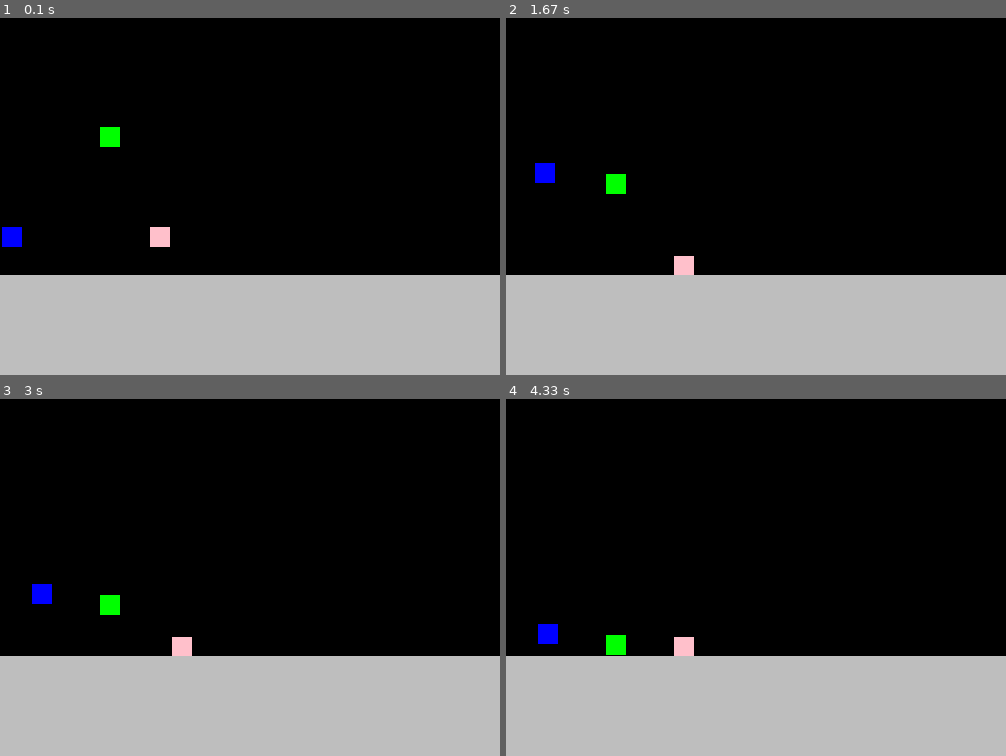
Above: before the commit, frames 1-4 (two rows, left to right).
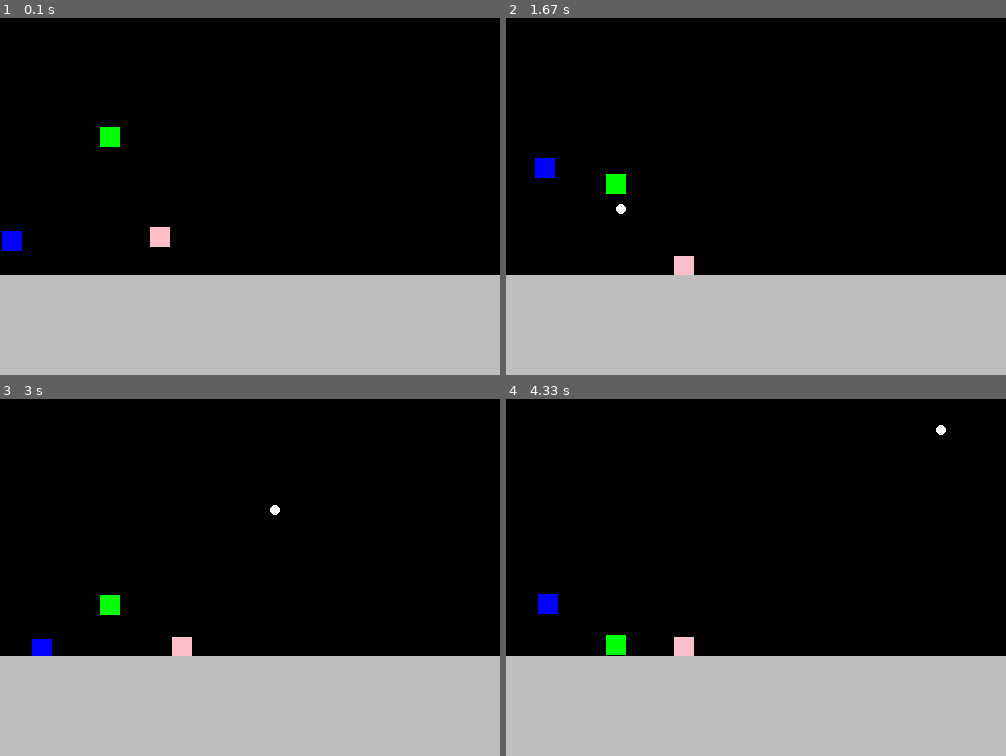
Above: after the commit, the same moments.

Repository: kmspofizre/pygame_project
Game: pygame game, started from pygame_pr_characters.py
Same seed, same stepped clock (60 frames per second), same inputs: the game is played once before the commit and once after it.
Inputs (mouse positions are in pixels of both pictures, inside the frame that each line leads up to):
- Up to frame 1 (0.1 s): no input
- Up to frame 2 (1.67 s): tap A at 0.33 s; click (736, 146) at 0.72 s; tap Space at 1, 1.4 s; hold Right from 1.33 s (still down)
- Up to frame 3 (3 s): tap Space at 1.7, 1.9, 2.2, 2.4, 2.7, 2.97 s; release Right at 1.8 s; hold Right 1.83-2.3 s; hold Left 2.33-2.87 s; hold Left from 2.9 s (still down)
- Up to frame 4 (4.33 s): tap Space at 3.27, 3.4, 3.7, 4.07 s; release Left at 3.3 s; hold Right 3.33-3.97 s; hold A from 4 s (still down); hold Left from 4 s (still down)

The runs differ from the first frame. In frame 1, less than 0.1% of the frame differs, in the area x 0-5%, y 58-66%; in frame 2, 0.2%; in frame 3, 0.5%; in frame 4, 0.5%, in the area x 6-88%, y 7-69%.

Commit message:
Добавил атаки главному герою (ближняя и метательная), изменил прыжок

Diff:
--- a/pygame_pr_characters.py
+++ b/pygame_pr_characters.py
@@ -3,7 +3,6 @@
 import math
 
 import pygame
-
 
 pygame.init()
 pygame.display.set_caption('Создание персонажей')
@@ -12,6 +11,7 @@
 # выстрел каждые 3 секунды
 SHOOTING_EVENT = pygame.USEREVENT + 1
 pygame.time.set_timer(SHOOTING_EVENT, 3000)
+clock1 = pygame.time.Clock()
 FPS = 30
 
 
@@ -40,9 +40,13 @@
         self.hp = 50
         self.rect = pygame.Rect(2, 350, 20, 20)
         self.moving = False
+        self.rising = False
         self.jumping = False
         self.left = False
         self.right = False
+        self.att = True
+        self.last = 0
+        self.rising_timer = 0
 
     def update(self, *args):
         if pygame.sprite.spritecollideany(self, platforms):
@@ -51,14 +55,25 @@
         else:
             self.moving = False
         if not self.moving:
-            self.rect = self.rect.move(0, 1)
-            self.moving = False
+            print('a')
+            if not self.rising:
+                self.rect = self.rect.move(0, 3)
+                self.moving = False
+            else:
+                self.rect = self.rect.move(0, -5)
+                self.rising_timer -= 5
+                if self.rising_timer == 0:
+                    self.rising = False
         if self.left and self.right:
             pass
         elif self.left:
             self.rect = self.rect.move(-3, 0)
         elif self.right:
             self.rect = self.rect.move(3, 0)
+        if not self.att:  # проверка перезарядки атаки, если прошло больше 3 секунд с последней атаки
+            now = pygame.time.get_ticks()  # атака перезаряжается
+            if now - self.last >= 3000:
+                self.att = True
 
     def walking(self, direction):
         # определение направления движения
@@ -76,18 +91,31 @@
     def jump(self):
 
         # переменная jumping позволяет передвигаться в воздухе
-
+        self.rising = True
+        self.rising_timer += 100
         self.jumping = True
-        self.rect = self.rect.move(0, -100)
+        self.moving = False
+        self.rect = self.rect.move(0, -5)
 
     def get_damage(self):
 
         # получение урона от пуль и ходячих, если здоровье на нуле, то игра окончена
 
         self.hp -= 1
-        print(self.hp)
         if self.hp == 0:
             game_over()
+
+    def attack(self):
+        if self.att and self.jumping:
+            pass  # атака в прыжке (разработаю, когда будет анимация атаки в прыжке)
+        elif self.att:  # гг производит атаку и перезаряжает ее
+            for elem in enemies_sp:
+                elem.is_under_attack()  # проверка для каждого игрока находится ли он в поле действия атаки
+            self.att = False
+            self.last = pygame.time.get_ticks()
+
+    def shoot(self, target):
+        Shuriken(self.rect.x, self.rect.y, target[0], target[1], shurikens)
 
 
 class Platform(pygame.sprite.Sprite):
@@ -104,6 +132,23 @@
 class Enemy(pygame.sprite.Sprite):
     def __init__(self):
         super().__init__(enemies)
+        self.hp = 5
+
+    def is_under_attack(self):
+        if pygame.sprite.spritecollideany(self, main_character_gr):  # получение урона от гг (функция attack)
+            self.get_damage()
+
+    def is_getting_shot(self):
+        if pygame.sprite.spritecollideany(self, shurikens):
+            self.get_damage()
+
+    def get_damage(self):
+        self.hp -= 1
+        if self.hp == 0:
+            self.kill()
+            enemies_sp.remove(self)
+            if self in archers:
+                archers.remove(self)
 
 
 class Archer(Enemy):
@@ -127,43 +172,63 @@
 
     def shoot(self):
 
-        # выстрел, при инициализации класса передаеются координаты стрелка
-
-        Bullet(self.rect.x, self.rect.y)
+        # выстрел, при инициализации класса передаются координаты стрелка
+
+        Bullet(self.rect.x, self.rect.y, main_character.rect.x, main_character.rect.y, bullets)
 
 
 class Bullet(pygame.sprite.Sprite):
-    def __init__(self, x, y):
-        super().__init__(bullets)
+    def __init__(self, x, y, target_x, target_y, group):
+        super().__init__(group)
         self.image = pygame.Surface((10, 10), pygame.SRCALPHA, 32)
         pygame.draw.circle(self.image, pygame.Color("red"),
                            (5, 5), 5)
         self.rect = pygame.Rect(x, y, 2 * 5, 2 * 5)
-        # получение координат главного героя
-        self.target_x = main_character.rect.x
-        self.target_y = main_character.rect.y
+        # получение координат цели
+        self.target_x = target_x
+        self.target_y = target_y
         targets = [self.target_x, self.target_y]
-        # нахождение расстояния между стрелком и главным героем
+        # нахождение расстояния между стрелком и целью
         paths = [abs(self.target_x - x), abs(self.target_y - y)]
         coords = [x, y]
         hypot = math.hypot(paths[0], paths[1])
         for_direction = [1, 1]
         # определение направления полета снаряда
-        self.dx, self.dy = map(lambda i:  for_direction[i] * 1 if coords[i] - targets[i] < 0 else -1, range(2))
+        self.dx, self.dy = map(lambda i: for_direction[i] * 1 if coords[i] - targets[i] < 0 else -1, range(2))
         # сначала мы выясням, за сколько времени пуля пройдет гипотенузу
         # и потом присваиваем скорости по x и y значения: расстояние по x или y / время прохождения гипотенузы
         # 4 - скорость прохождения гипотенузы (выбрал сам)
+        if paths[1] <= 10:
+            self.vy = 0
+        else:
+            self.vy = math.ceil(paths[1] / (hypot / 4))
         self.vx = math.ceil(paths[0] / (hypot / 4))
-        self.vy = math.ceil(paths[1] / (hypot / 4))
 
     def update(self):
-
         # пуля перемещается на произведение скорости и расстояния и при соприкосновении
         # с главным героем уменьшает его здоровье и пропадает
 
         self.rect = self.rect.move(self.vx * self.dx, self.vy * self.dy)
         if pygame.sprite.spritecollideany(self, main_character_gr):
             main_character.get_damage()
+            self.kill()
+
+
+class Shuriken(Bullet):
+    def __init__(self, x, y, target_x, target_y, group):
+        super().__init__(x, y, target_x, target_y, group)
+        self.waiting = False
+        self.touch_time = 0
+        self.image = pygame.Surface((10, 10), pygame.SRCALPHA, 32)
+        pygame.draw.circle(self.image, pygame.Color("white"),
+                           (5, 5), 5)
+        self.rect = pygame.Rect(x, y, 2 * 5, 2 * 5)
+
+    def update(self):
+        self.rect = self.rect.move(self.vx * self.dx, self.vy * self.dy)
+        if pygame.sprite.spritecollideany(self, enemies):
+            for elem in enemies_sp:
+                elem.is_getting_shot()  # поиск противника, в которого попали
             self.kill()
 
 
@@ -202,8 +267,10 @@
                 self.last = pygame.time.get_ticks()
             else:
                 now = pygame.time.get_ticks()
-                if now - self.last >= 3000:
-                    self.attack = True
+                if now - self.last >= 3000:  # если с последней атаки прошло 3 и больше секунд
+                    self.attack = True       # то можно атаковать снова
+        if pygame.sprite.spritecollideany(self, shurikens):
+            self.get_damage()
 
     def walking(self):
         # цикличное хождение влево-вправо от стартовой позиции до стартовая позиция + walking_range
@@ -215,15 +282,17 @@
 
 
 bullets = pygame.sprite.Group()
+shurikens = pygame.sprite.Group()
 enemies = pygame.sprite.Group()
 main_character_gr = pygame.sprite.Group()
 main_character = MainCharacter()
 platforms = pygame.sprite.Group()
 pl = Platform()
 ar = Archer(100, 250)
-archers = (ar,)
+archers = [ar]
 we = GroundEnemy(150, 350, 40)
 running = True
+enemies_sp = [we, ar]
 
 
 def game_over():
@@ -232,7 +301,6 @@
 
 
 if __name__ == '__main__':
-    clock1 = pygame.time.Clock()
     screen.fill(pygame.Color('black'))
     while running:
         screen.fill(pygame.Color('black'))
@@ -245,17 +313,24 @@
             if event.type == SHOOTING_EVENT:
                 for j in range(len(archers)):
                     archers[j].shoot()
+            if event.type == pygame.MOUSEBUTTONDOWN:
+                if event.button == 1:
+                    main_character.shoot(event.pos)
             if event.type == pygame.KEYDOWN:
                 if event.key == pygame.K_SPACE and main_character.moving:
                     main_character.jump()
                 if main_character.moving or main_character.jumping:
                     main_character.walking(event.key)
+                if event.key == pygame.K_a:
+                    main_character.attack()
             if event.type == pygame.KEYUP:
                 main_character.stop_walking(event.key)
         main_character.update()
         enemies.update()
+        shurikens.update()
         bullets.update()
         bullets.draw(screen)
+        shurikens.draw(screen)
         main_character_gr.draw(screen)
         enemies.draw(screen)
         platforms.draw(screen)
